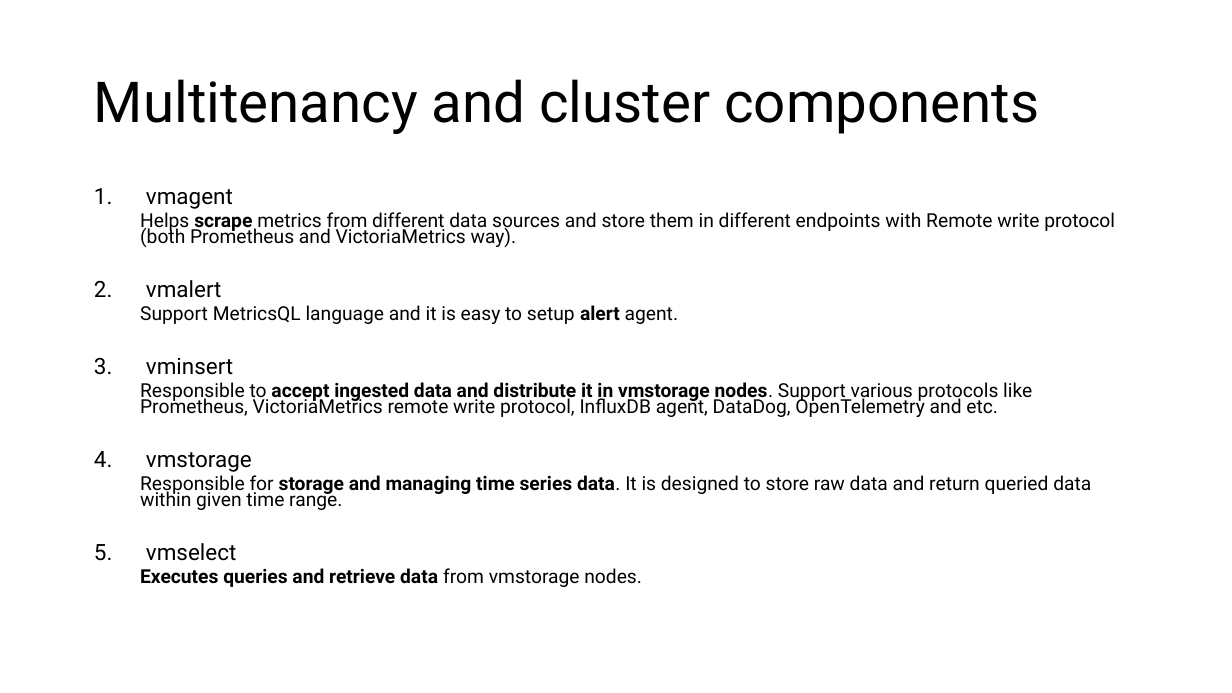
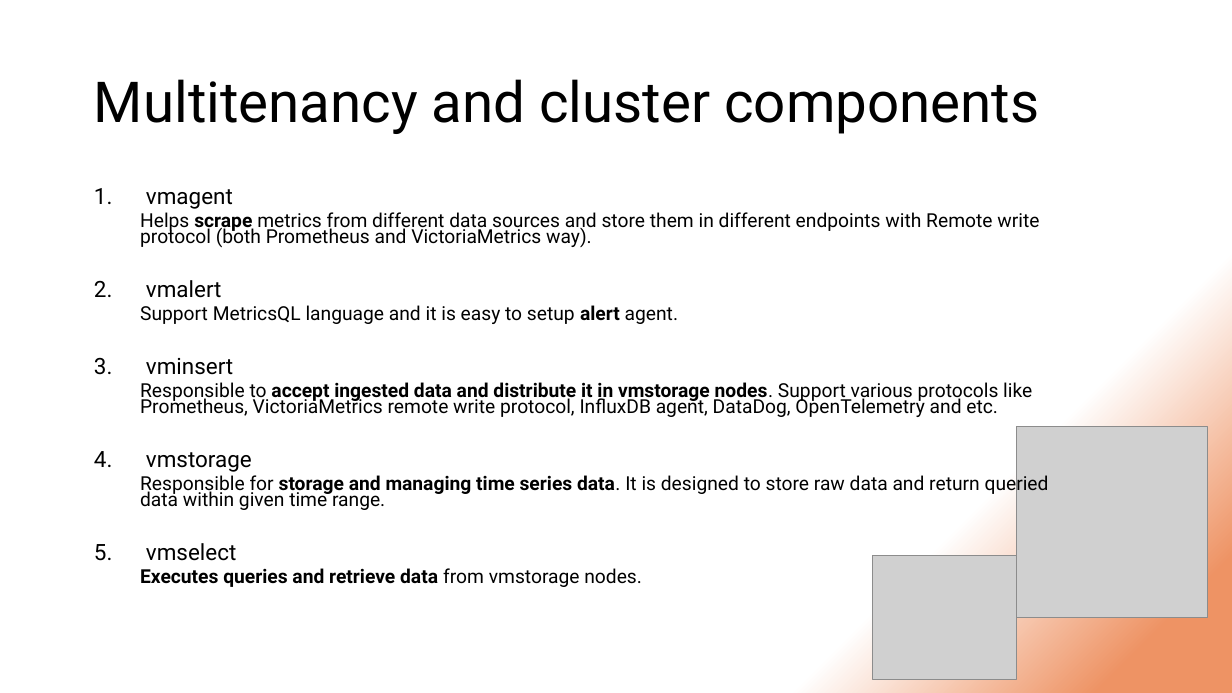
Before and after one commit to DStefanow/victoriametrics-poc, a slide deck: slide 54 of presentation-content/migrating-from-prometheus-to-vm.pptx. Drawn at 1232x693 pixels with LibreOffice and Linux fonts; fonts in the diff are those of the drawing; grey boxes stand for pictures. Boxes give left, top, right and bottom in pixels: in the first picture for what was removed or moved away, otherwise in the second. Text is boxed around its words. In the diff, an @@ line names an element or a change of style, - is before the commit and + after.

Commit message:
Change background for presentation

```diff
--- a/presentation-content/migrating-from-prometheus-to-vm.pptx
+++ b/presentation-content/migrating-from-prometheus-to-vm.pptx
@@ background #FFFFFF to gradient #FFFFFF to #EE9364 @@
@@ text "vmagent" rewrapped from (x1=140, y1=189, x2=1115, y2=587) to (x1=140, y1=189, x2=1049, y2=587) @@
@@ picture added at (x1=1017, y1=427, x2=1208, y2=618) @@
@@ picture added at (x1=872, y1=555, x2=1017, y2=679) @@
```
Also in this commit, not shown: 46 other slides changed, 3 slides added, 3 slides removed.
